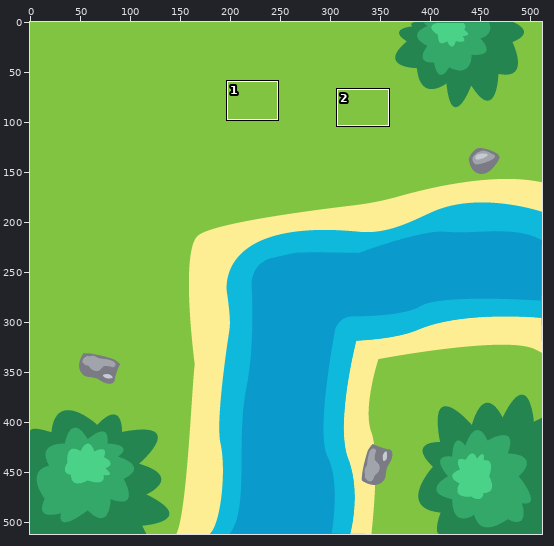
One commit to this sprite sheet: azulejos/tile7.png. Above, an overview of the earlier version with the close-up marked.
Close-up. Earlier state:
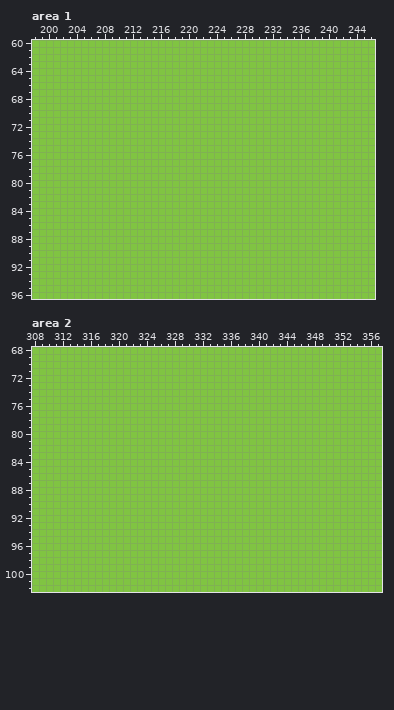
The file is 512x512 pixels. Colours within 5 levels of each other are drawn and written as one. Shown: area 1: x 198..246, y 60..96; area 2: x 308..357, y 68..102. The commit also changed other parts of the picture, which this record leaves out.
Now the later version:
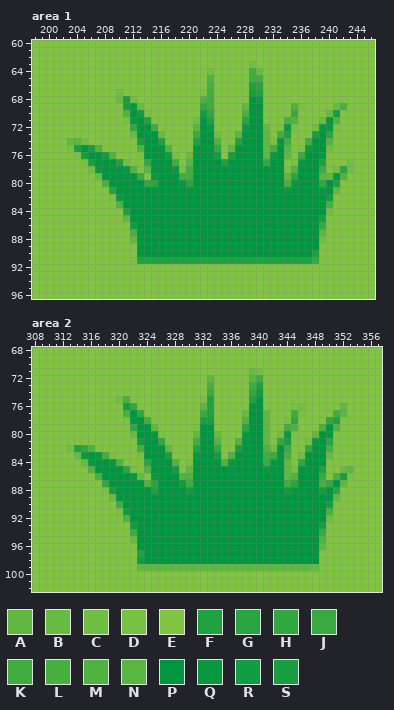
Palette (. is transparent): A #60b841  B #68bb42  C #70be42  D #78c142  E #80c442  F #20a140  G #28a441  H #30a741  J #38aa41  K #40ad41  L #48b041  M #50b341  N #58b641  P #009640  Q #089940  R #109c40  S #189e40
What changed:
Area 1:
y 63: x 229 E -> C
y 64: x 223 E -> C; x 229..230 EE -> KB
y 65: x 223 E -> M; x 229..230 EE -> KK
y 66: x 223 E -> L; x 229..230 EE -> FG
y 67: x 210 E -> C; x 222..223 EE -> DK; x 229..230 EE -> SF
y 68: x 210..212 EEE -> BSC; x 222..223 EE -> MK; x 229..230 EE -> PQ
y 69: x 211..213 EEE -> SQB; x 222..223 EE -> HK; x 228..230 EEE -> APP; x 235..236 EE -> MD; x 241..242 EE -> BL
y 70: x 211..214 EEEE -> MPRD; x 222..223 EE -> RH; x 228..230 EEE -> LPP; x 235 E -> J; x 240..241 EE -> BS
y 71: x 211..214 EEEE -> DQPF; x 221..223 EEE -> CPF; x 228..230 EEE -> GPP; x 234..235 EE -> LM; x 239..241 EEE -> BQM
y 72: x 212..215 EEEE -> HPPK; x 221..223 EEE -> NPQ; x 228..231 EEEE -> QPPB; x 233..235 EEE -> DQD; x 238..241 EEEE -> CQQD
y 73: x 212..216 EEEEE -> BPPPB; x 221..224 EEEE -> JPPC; x 227..231 EEEEE -> NPPPA; x 233..234 EE -> KF; x 238..240 EEE -> SPG
y 74: x 203..205 EEE -> ANC; x 213..216 EEEE -> SPPF; x 221..224 EEEE -> FPPM; x 227..234 EEEEEEEE -> FPPPADQK; x 237..240 EEEE -> KPPM
y 75: x 203..207 EEEEE -> DSPSM; x 213..217 EEEEE -> MPPPM; x 221..224 EEEE -> PPPH; x 226..234 EEEEEEEEE -> APPPPAKPN; x 236..240 EEEEE -> DQPPC
y 76: x 204..209 EEEEEE -> DSPPRM; x 213..218 EEEEEE -> DPPPRD; x 220..224 EEEEE -> BPPPR; x 226..234 EEEEEEEEE -> SPPPPAQPA; x 236..239 EEEE -> JPPQ
y 77: x 205..211 EEEEEEE -> DSPPPFC; x 214..218 EEEEE -> HPPPK; x 220..233 EEEEEEEEEEEEEE -> NPPPPFPPPPPHPP; x 235..239 EEEEE -> DQPPF; x 243 E -> C
y 78: x 206..212 EEEEEEE -> CQPPPQM; x 214..239 EEEEEEEEEEEEEEEEEEEEEEEEEE -> NPPPQDKPPPPPPPPPPPPPDMPPPK; x 241..243 EEE -> CGC
y 79: x 207..213 EEEEEEE -> BPPPPPJ; x 215..242 EEEEEEEEEEEEEEEEEEEEEEEEEEEE -> QPPPKKPPPPPPPPPPPPPAGPPPNAQM
y 80: x 208..241 EEEEEEEEEEEEEEEEEEEEEEEEEEEEEEEEEE -> LPPPPPHGPPPQGPPPPPPPPPPPPPLQPPPHPF
y 81: x 209..241 EEEEEEEEEEEEEEEEEEEEEEEEEEEEEEEEE -> GPPPPPPPPPPPPPPPPPPPPPPPPQPPPPQPA
y 82: x 209..240 EEEEEEEEEEEEEEEEEEEEEEEEEEEEEEEE -> DQPPPPPPPPPPPPPPPPPPPPPPPPPPPPPR
y 83: x 210..240 EEEEEEEEEEEEEEEEEEEEEEEEEEEEEEE -> MPPPPPPPPPPPPPPPPPPPPPPPPPPPPPL
y 84: x 211..240 EEEEEEEEEEEEEEEEEEEEEEEEEEEEEE -> FPPPPPPPPPPPPPPPPPPPPPPPPPPPPC
y 85: x 211..239 EEEEEEEEEEEEEEEEEEEEEEEEEEEEE -> APPPPPPPPPPPPPPPPPPPPPPPPPPPS
y 86: x 212..239 EEEEEEEEEEEEEEEEEEEEEEEEEEEE -> RPPPPPPPPPPPPPPPPPPPPPPPPPPJ
y 87: x 212..239 EEEEEEEEEEEEEEEEEEEEEEEEEEEE -> LPPPPPPPPPPPPPPPPPPPPPPPPPPN
y 88: x 212..239 EEEEEEEEEEEEEEEEEEEEEEEEEEEE -> APPPPPPPPPPPPPPPPPPPPPPPPPPC
y 89: x 213..238 EEEEEEEEEEEEEEEEEEEEEEEEEE -> PPPPPPPPPPPPPPPPPPPPPPPPPP
y 90: x 213..238 EEEEEEEEEEEEEEEEEEEEEEEEEE -> PPPPPPPPPPPPPPPPPPPPPPPPPF
y 91: x 212..238 EEEEEEEEEEEEEEEEEEEEEEEEEEE -> DFFFFFFFFFFFFFFFFFFFFFFFFFJ
Area 2:
y 71: x 339..340 EE -> BC
y 72: x 333 E -> A; x 339..340 EE -> NK
y 73: x 333 E -> L; x 339..340 EE -> KF
y 74: x 333 E -> J; x 339..340 EE -> HR
y 75: x 320..321 EE -> CL; x 332..333 EE -> DF; x 339..340 EE -> FP
y 76: x 321..322 EE -> RH; x 332..333 EE -> NF; x 339..340 EE -> PP; x 345..346 EE -> DC; x 352 E -> A
y 77: x 321..323 EEE -> LPH; x 332..333 EE -> JF; x 338..341 EEEE -> BPPA; x 345..346 EE -> KD; x 351..352 EE -> KN
y 78: x 321..324 EEEE -> DQPK; x 332..333 EE -> SS; x 338..341 EEEE -> MPPA; x 344..345 EE -> DH; x 350..351 EE -> HF
y 79: x 322..325 EEEE -> HPPA; x 331..333 EEE -> DPP; x 338..341 EEEE -> GPPA; x 344..345 EE -> KM; x 349..351 EEE -> LPM
y 80: x 322..326 EEEEE -> BPPQD; x 331..334 EEEE -> APPB; x 338..341 EEEE -> QPPA; x 343..345 EEE -> CQD; x 348..350 EEE -> APQ
y 81: x 323..326 EEEE -> RPPH; x 331..334 EEEE -> KPPM; x 337..341 EEEEE -> MPPPA; x 343..344 EE -> HS; x 347..350 EEEE -> DQPG
y 82: x 313..316 EEEE -> CFHM; x 323..327 EEEEE -> LPPPA; x 331..334 EEEE -> FPPH; x 337..344 EEEEEEEE -> SPPPMCPJ; x 347..350 EEEE -> HPPL
y 83: x 314..319 EEEEEE -> BQPQKD; x 323..327 EEEEE -> DPPPS; x 331..334 EEEE -> QPPR; x 336..344 EEEEEEEEE -> MPPPPKJPL; x 346..350 EEEEE -> CPPPB
y 84: x 315..320 EEEEEE -> BQPPQM; x 324..328 EEEEE -> GPPPM; x 330..344 EEEEEEEEEEEEEEE -> DPPPPMQPPPPJQPA; x 346..349 EEEE -> HPPP
y 85: x 316..322 EEEEEEE -> MPPPPGD; x 324..328 EEEEE -> MPPPR; x 330..349 EEEEEEEEEEEEEEEEEEEE -> APPPPPPPPPPQPPADPPPF; x 352..353 EE -> BA
y 86: x 317..323 EEEEEEE -> LPPPPQB; x 325..349 EEEEEEEEEEEEEEEEEEEEEEEEE -> QPPPMMPPPPPPPPPPPPPAMPPPJ; x 351..353 EEE -> LSD
y 87: x 318..352 EEEEEEEEEEEEEEEEEEEEEEEEEEEEEEEEEEE -> HPPPPPMGPPPRKPPPPPPPPPPPPPKGPPPLHPA
y 88: x 318..351 EEEEEEEEEEEEEEEEEEEEEEEEEEEEEEEEEE -> DSPPPPPFPPPPRPPPPPPPPPPPPPRQPPPSPG
y 89: x 319..351 EEEEEEEEEEEEEEEEEEEEEEEEEEEEEEEEE -> BPPPPPPPPPPPPPPPPPPPPPPPPPPPPPPPA
y 90: x 320..350 EEEEEEEEEEEEEEEEEEEEEEEEEEEEEEE -> KPPPPPPPPPPPPPPPPPPPPPPPPPPPPPS
y 91: x 320..350 EEEEEEEEEEEEEEEEEEEEEEEEEEEEEEE -> DRPPPPPPPPPPPPPPPPPPPPPPPPPPPPL
y 92: x 321..350 EEEEEEEEEEEEEEEEEEEEEEEEEEEEEE -> MPPPPPPPPPPPPPPPPPPPPPPPPPPPPC
y 93: x 322..349 EEEEEEEEEEEEEEEEEEEEEEEEEEEE -> RPPPPPPPPPPPPPPPPPPPPPPPPPPS
y 94: x 322..349 EEEEEEEEEEEEEEEEEEEEEEEEEEEE -> KPPPPPPPPPPPPPPPPPPPPPPPPPPJ
y 95: x 322..349 EEEEEEEEEEEEEEEEEEEEEEEEEEEE -> BPPPPPPPPPPPPPPPPPPPPPPPPPPM
y 96: x 323..349 EEEEEEEEEEEEEEEEEEEEEEEEEEE -> PPPPPPPPPPPPPPPPPPPPPPPPPPA
y 97: x 323..348 EEEEEEEEEEEEEEEEEEEEEEEEEE -> FPPPPPPPPPPPPPPPPPPPPPPPPP
y 98: x 323..348 EEEEEEEEEEEEEEEEEEEEEEEEEE -> RPPPPPPPPPPPPPPPPPPPPPPPPP
y 99: x 323..348 EEEEEEEEEEEEEEEEEEEEEEEEEE -> AAAAAAAAAAAAAAAAAAAAAAAAAB
